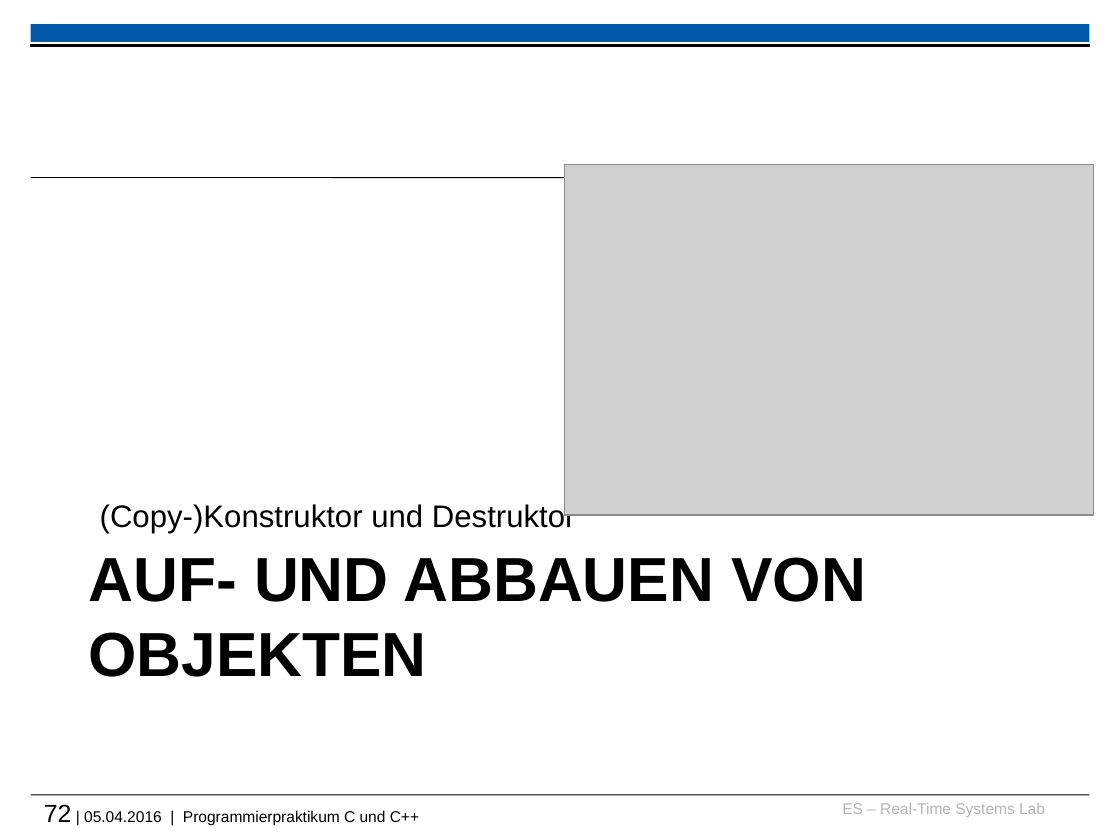
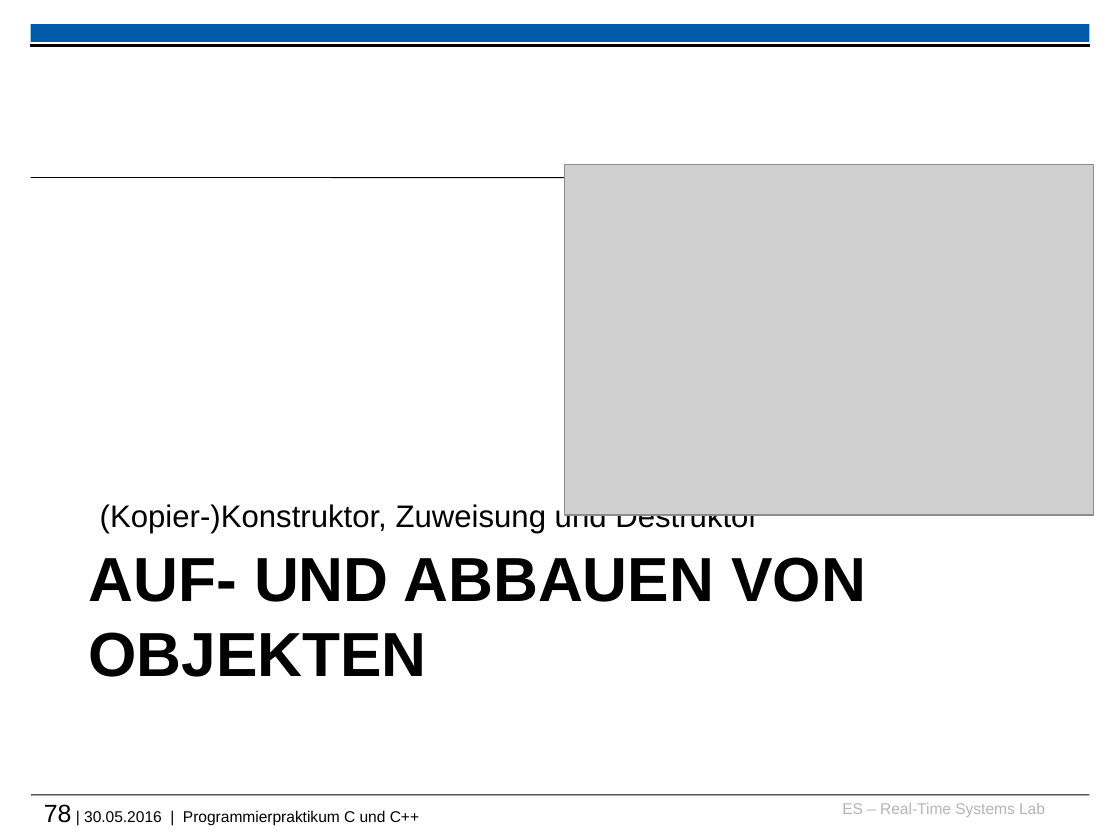
Before and after one commit to h82k/tud-cppp, a slide deck: slide 78 of cppp_lecture.pptx (slide 72 before the commit). Drawn at 1120x840 pixels with LibreOffice and Linux fonts; fonts in the diff are those of the drawing; grey boxes stand for pictures; background and template pictures are left out. Boxes give left, top, right and bottom in pixels: in the first picture for what was removed or moved away, otherwise in the second. Text is boxed around its words. In the diff, an @@ line names an element or a change of style, - is before the commit and + after.

```diff
--- a/cppp_lecture.pptx
+++ b/cppp_lecture.pptx
@@ text at (100, 503, 759, 534): text changed @@
-(Copy-)Konstruktor und Destruktor
+(Kopier-)Konstruktor, Zuweisung und Destruktor
@@ text at (44, 804, 419, 825): text changed @@
-72 | 05.04.2016 | Programmierpraktikum C und C++
+78 | 30.05.2016 | Programmierpraktikum C und C++
```
Also in this commit, not shown: 80 other slides changed, 20 slides added, 14 slides removed, 1 other file.
